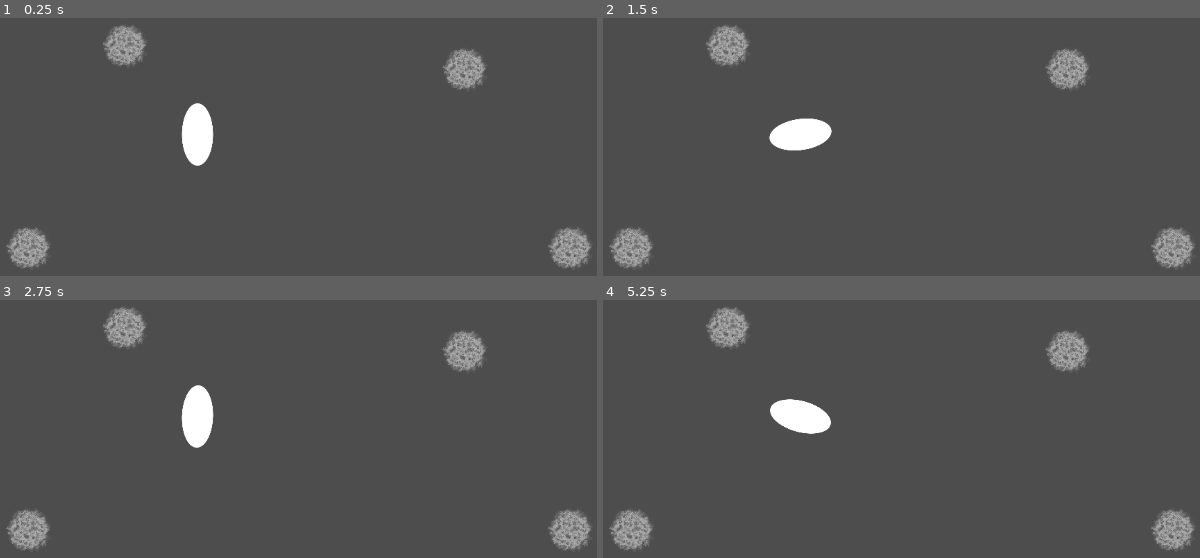
Above: before the commit, frames 1-4 (two rows, left to right).
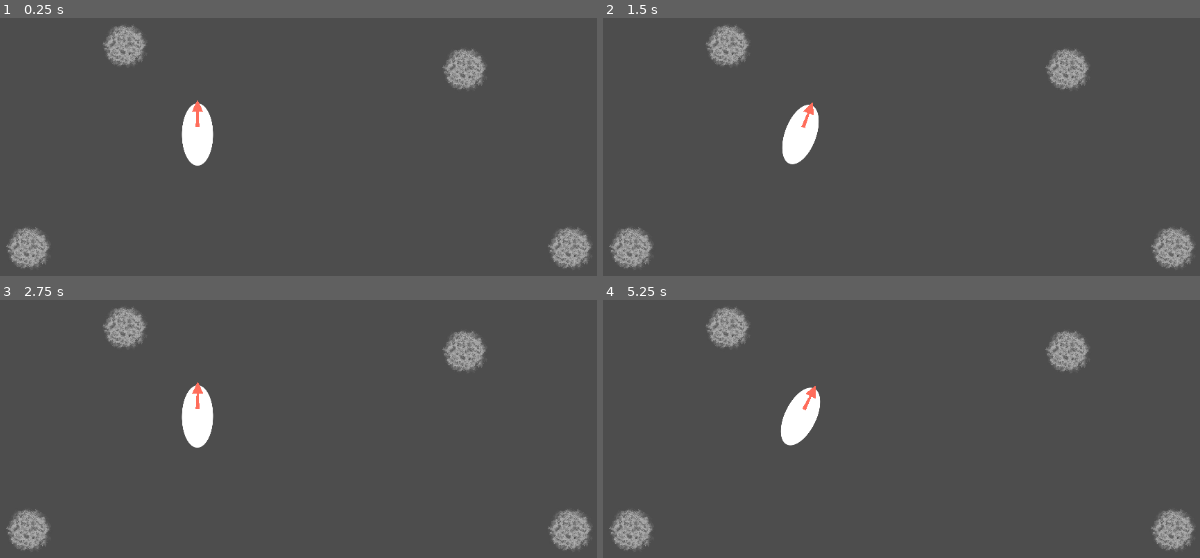
Above: after the commit, the same moments.

Repository: ktosox/Tool_Box_2
Game: Godot game, scene res://experimental/vam-pirate_ship-vivors_2/game.tscn
The game is run twice, just before and just after one commit, with the same random seed, the same clock (stepped at 60 frames per second) and the same inputs. The project has no main scene, so this scene is started directly.
Inputs (mouse positions are in pixels of both pictures, inside the frame that each line leads up to):
- Up to frame 1 (0.25 s): no input
- Up to frame 2 (1.5 s): tap Enter (ui_accept) at 0.5, 0.77 s; move the mouse to (979, 110) at 0.52 s; hold Right (ui_right) 0.53-1.25 s; click (979, 110) at 0.67 s; drag from (638, 157) to (758, 224) at 1.27 s
- Up to frame 3 (2.75 s): tap Enter (ui_accept) at 2 s; move the mouse to (274, 318) at 2.02 s; hold Left (ui_left) from 2.03 s (still down)
- Up to frame 4 (5.25 s): release Left (ui_left) at 2.75 s; drag from (758, 506) to (outside the picture) at 2.77 s; tap Enter (ui_accept) at 3.5, 3.77, 5 s; move the mouse to (1038, 483) at 3.52 s; hold Right (ui_right) 3.53-4.25 s; drag from (outside the picture) to (680, 305) at 4.27 s; move the mouse to (841, 416) at 5.02 s; hold Right (ui_right) from 5.03 s (still down); click (841, 416) at 5.17 s

The runs differ from the first frame. In frame 1, less than 0.1% of the frame differs, in the area x 32-35%, y 31-43%; in frame 2, 0.8%; in frame 3, 0.1%; in frame 4, 0.9%, in the area x 27-39%, y 33-57%.

Commit message:
made turining depend on velocity + added acceleration

Diff:
--- a/experimental/vam-pirate_ship-vivors_2/game.tscn
+++ b/experimental/vam-pirate_ship-vivors_2/game.tscn
@@ -7,6 +7,10 @@
 [sub_resource type="CapsuleShape2D" id="CapsuleShape2D_nnxsf"]
 radius = 20.0
 height = 80.0
+
+[sub_resource type="Curve" id="Curve_80uqk"]
+_data = [Vector2(0, 0.340659), 0.0, 0.0, 0, 0, Vector2(0.715789, 0.0879121), 0.0, 0.0, 0, 0, Vector2(1, 1), 0.0, 0.0, 0, 0]
+point_count = 3
 
 [sub_resource type="CircleShape2D" id="CircleShape2D_ps0v5"]
 radius = 30.1496
@@ -18,6 +22,7 @@
 collision_layer = 2
 collision_mask = 4
 motion_mode = 1
+wall_min_slide_angle = 0.0872665
 script = ExtResource("1_wrg1n")
 
 [node name="Orb1" type="Sprite2D" parent="PlayerShip"]
@@ -29,7 +34,19 @@
 
 [node name="Camera2D" type="Camera2D" parent="PlayerShip"]
 position_smoothing_enabled = true
-rotation_smoothing_enabled = true
+position_smoothing_speed = 4.0
+
+[node name="Front" type="Line2D" parent="PlayerShip"]
+position = Vector2(0, -11)
+scale = Vector2(0.545, 0.545)
+points = PackedVector2Array(0, 0, 0, -70, 0, -40)
+width = 30.0
+width_curve = SubResource("Curve_80uqk")
+default_color = Color(1, 0.427451, 0.356863, 1)
+
+[node name="Timer" type="Timer" parent="PlayerShip"]
+wait_time = 0.4
+autostart = true
 
 [node name="Rock" type="StaticBody2D" parent="."]
 position = Vector2(140, 443)
@@ -78,3 +95,5 @@
 [node name="Smoke2" type="Sprite2D" parent="Rock4"]
 scale = Vector2(0.155, 0.155)
 texture = ExtResource("3_wf3vw")
+
+[connection signal="timeout" from="PlayerShip/Timer" to="PlayerShip" method="_on_timer_timeout"]
--- a/experimental/vam-pirate_ship-vivors_2/player_ship.gd
+++ b/experimental/vam-pirate_ship-vivors_2/player_ship.gd
@@ -2,7 +2,9 @@
 
 const MOVE_SPEED = 300.0
 
-const TURN_SPEED = 2.0
+const MOVE_ACCELERATION = 400.0
+
+const TURN_SPEED = 2.5
 
 func _physics_process(delta: float) -> void:
 
@@ -10,8 +12,13 @@
 
 	var direction := Vector2(0,Input.get_axis("ui_up", "ui_down"))
 
-	velocity = direction.normalized().rotated(rotation) * MOVE_SPEED
+	velocity = velocity.move_toward(direction.normalized().rotated(rotation) * MOVE_SPEED, MOVE_ACCELERATION * delta)
 
-	rotate(delta * Input.get_axis("ui_left","ui_right") * TURN_SPEED)
+	rotate(delta * Input.get_axis("ui_left","ui_right") * lerp(TURN_SPEED * 0.2,TURN_SPEED,(velocity.length()/MOVE_SPEED)) )
 
 	move_and_slide()
+
+
+func _on_timer_timeout() -> void:
+	print(velocity.length()/MOVE_SPEED)
+	pass # Replace with function body.
Not shown: 1 places in experimental/vam-pirate_ship-vivors_2/game.tscn that only renumber resources
